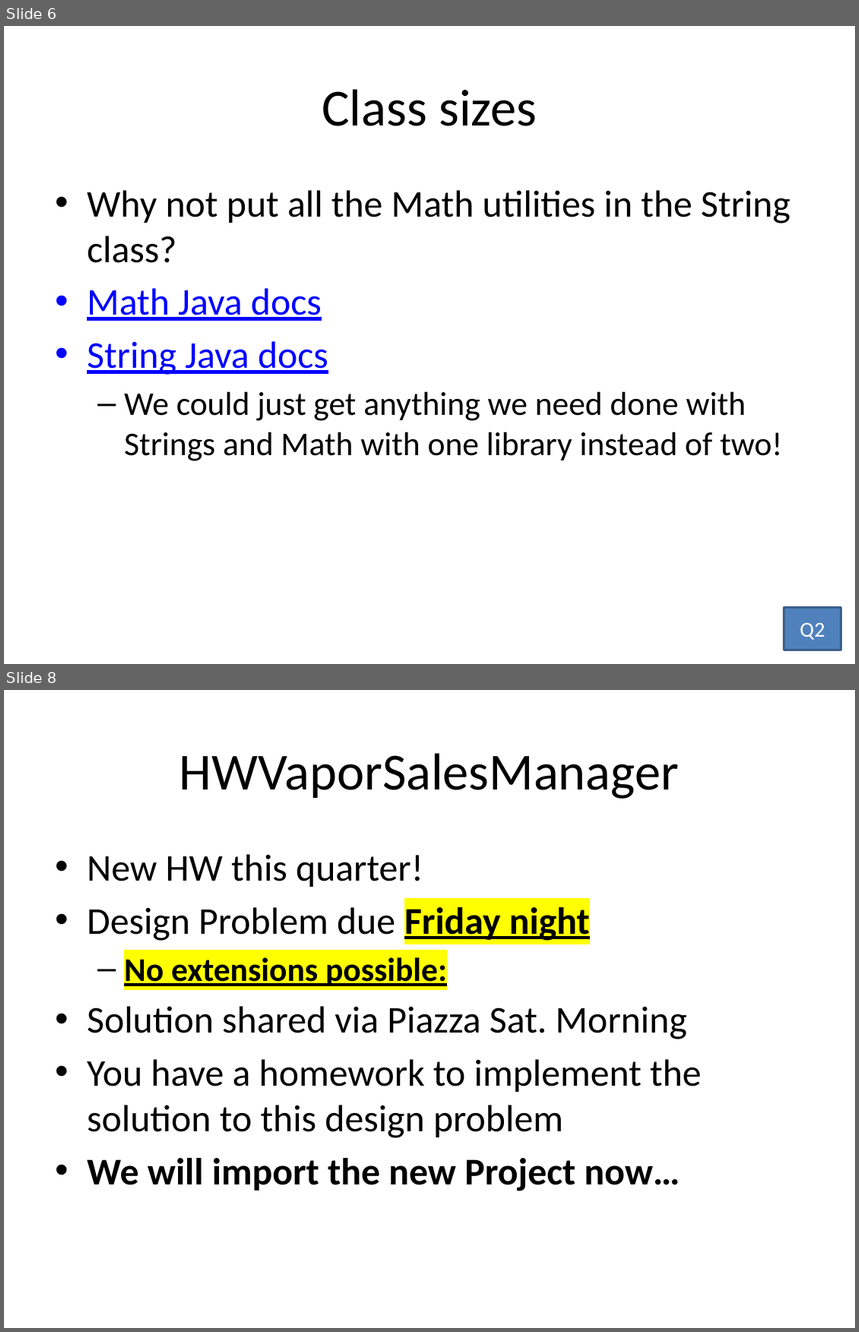
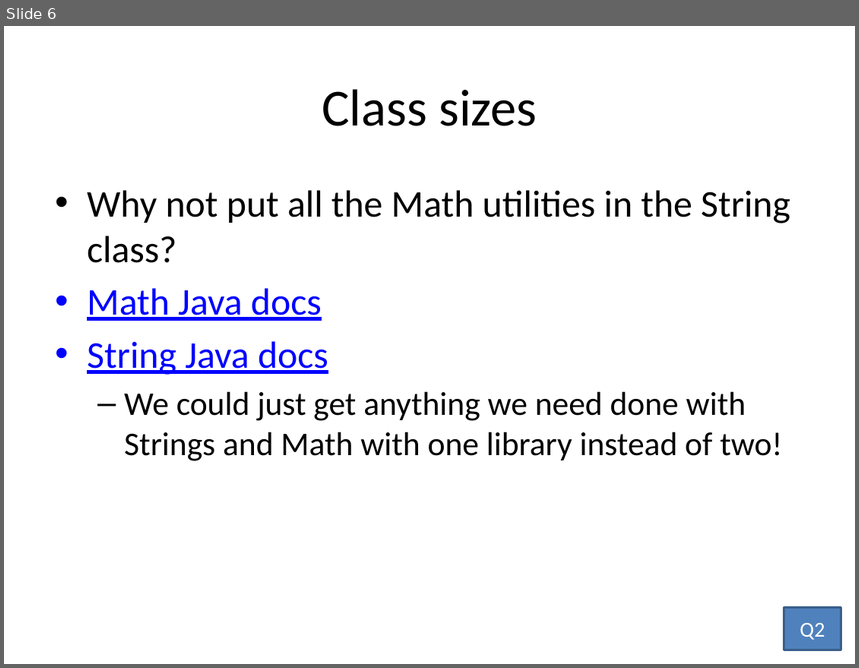
Before and after one commit to RHIT-CSSE/csse220, a slide deck: ClassMaterials/Encapsulation/Slides/Part2-SETechniques-Principle3.pptx. Shown one above the other, each under a label of ours: slides 6 and 8 before the commit, slide 6 after it; the slides between them are not shown. The pictures are 859x1332 and 859x668 pixels, drawn with LibreOffice and Linux fonts; fonts in the diff are those of the drawing. Boxes give left, top, right and bottom in pixels: in the first picture for what was removed or moved away, otherwise in the second. Text is boxed around its words. In the diff, an @@ line names an element or a change of style, - is before the commit and + after.

```diff
--- a/ClassMaterials/Encapsulation/Slides/Part2-SETechniques-Principle3.pptx
+++ b/ClassMaterials/Encapsulation/Slides/Part2-SETechniques-Principle3.pptx
@@ slide 8 removed at <box>4,690,855,1328</box>, background #FFFFFF @@
@@ title removed at <box>180,753,679,799</box> @@
-HWVaporSalesManager
@@ text removed at <box>87,854,702,1192</box> @@
-• New HW this quarter!
-• Design Problem due Friday night
-  – No extensions possible:
-• Solution shared via Piazza Sat. Morning
-• You have a homework to implement the solution to this design problem
-• We will import the new Project now…
```
Also in this commit, not shown: 2 other slides removed, 40 other files.
